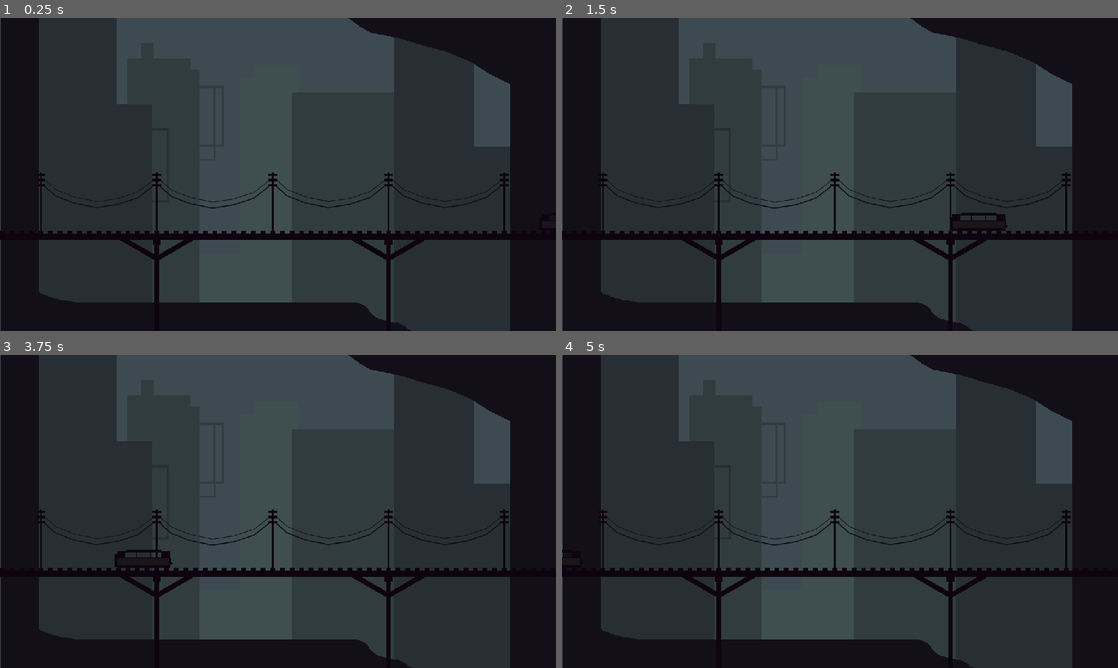
Above: before the commit, frames 1-4 (two rows, left to right).
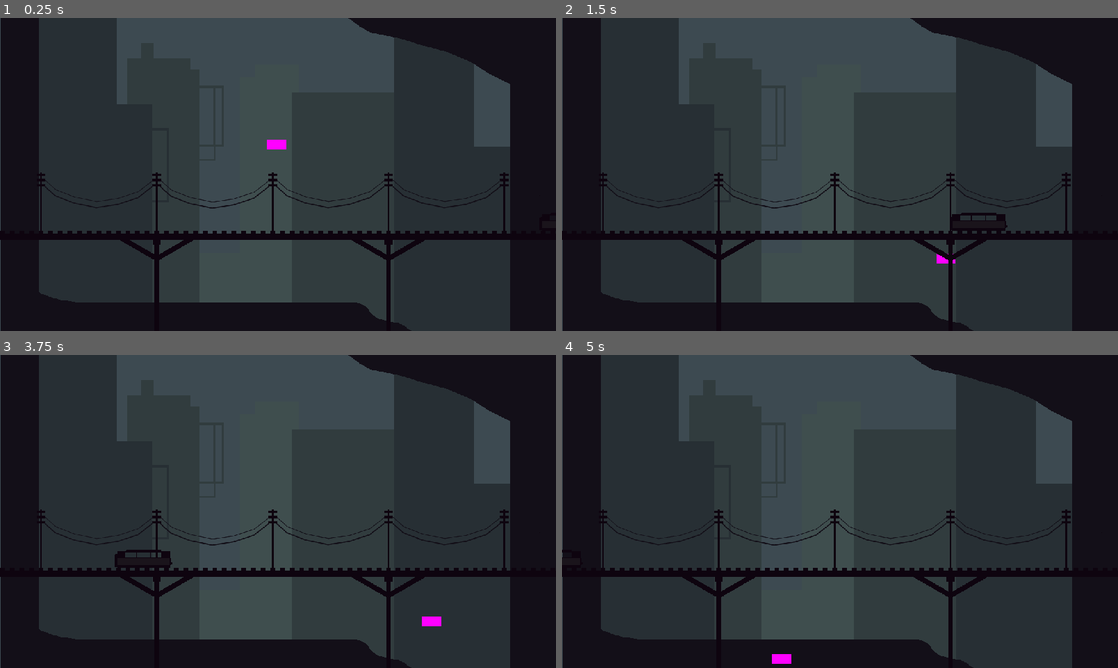
Above: after the commit, the same moments.

Repository: emanuelhix/drone-game
Game: Godot game, scene res://assets/world/world.tscn
Two runs of this game, one before a commit and one after it. Both use one fixed random seed, a clock stepped at 60 frames per second and the inputs below.
Inputs:
- Up to frame 1 (0.25 s): no input
- Up to frame 2 (1.5 s): hold Right (fly_right, bound only after the commit) 0.53-1.28 s; hold Left (fly_left, bound only after the commit) from 1.28 s (still down)
- Up to frame 3 (3.75 s): release Left (fly_left, bound only after the commit) at 2.03 s; hold Right (fly_right, bound only after the commit) 2.03-2.78 s; hold Space (fly_up, bound only after the commit) 2.78-3.53 s; hold Left (fly_left, bound only after the commit) from 3.53 s (still down)
- Up to frame 4 (5 s): keep holding Left (fly_left, bound only after the commit)

The runs differ from the first frame. In frame 1, 0.1% of the frame differs, in the area x 48-52%, y 38-42%; in frame 2, less than 0.1%; in frame 3, 0.1%; in frame 4, 0.1%.
Error after the commit: Parse Error: Expected indented block after "if" block. (res://assets/scenes/drone_movement.gd:14)

Commit message:
Basic Movement

Diff:
--- a/assets/scenes/drone.tscn
+++ b/assets/scenes/drone.tscn
@@ -1,3 +1,30 @@
-[gd_scene format=3 uid="uid://dcmnbrk8gsqgk"]
+[gd_scene load_steps=6 format=3 uid="uid://dcmnbrk8gsqgk"]
+
+[ext_resource type="Script" path="res://assets/scenes/drone_movement.gd" id="1_o1mvc"]
+[ext_resource type="Script" path="res://assets/scenes/drone_physics.gd" id="2_11vm3"]
+
+[sub_resource type="PhysicsMaterial" id="PhysicsMaterial_qjry8"]
+
+[sub_resource type="RectangleShape2D" id="RectangleShape2D_cvwvs"]
+size = Vector2(40, 20)
+
+[sub_resource type="PlaceholderTexture2D" id="PlaceholderTexture2D_dwu75"]
 
 [node name="Drone" type="Node2D"]
+z_index = 1
+script = ExtResource("1_o1mvc")
+
+[node name="RigidBody2D" type="RigidBody2D" parent="."]
+mass = 0.1
+physics_material_override = SubResource("PhysicsMaterial_qjry8")
+gravity_scale = 0.5
+linear_damp = 2.0
+script = ExtResource("2_11vm3")
+
+[node name="CollisionShape2D" type="CollisionShape2D" parent="RigidBody2D"]
+shape = SubResource("RectangleShape2D_cvwvs")
+
+[node name="Sprite2D" type="Sprite2D" parent="RigidBody2D"]
+position = Vector2(-9.53674e-07, -4.76837e-07)
+scale = Vector2(40, 20)
+texture = SubResource("PlaceholderTexture2D_dwu75")
--- /dev/null
+++ b/assets/scenes/drone_movement.gd
@@ -0,0 +1,14 @@
+extends Node2D
+
+
+# Called when the node enters the scene tree for the first time.
+func _ready():
+	pass # Replace with function body.
+
+
+# Called every frame. 'delta' is the elapsed time since the previous frame.
+func _process(delta):
+	pass
+
+func _input(event):
+	if event.is_action_type("fly_up"):
--- /dev/null
+++ b/assets/scenes/drone_physics.gd
@@ -0,0 +1,15 @@
+extends RigidBody2D
+var vertical_force = 200
+var horizontal_force = 100
+
+# Called when the node enters the scene tree for the first time.
+func _ready():
+	pass # Replace with function body.
+
+
+# Called every frame. 'delta' is the elapsed time since the previous frame.
+func _physics_process(delta):
+	if Input.is_action_pressed("fly_up"):
+		apply_central_force(Vector2(0,-vertical_force*Input.get_action_strength("fly_up")))
+	if Input.is_action_pressed("fly_right") or Input.is_action_pressed("fly_left"):
+		apply_central_force(Vector2(horizontal_force*Input.get_axis("fly_left", "fly_right"), 0))
--- a/assets/world/world.tscn
+++ b/assets/world/world.tscn
@@ -1,8 +1,9 @@
-[gd_scene load_steps=4 format=3 uid="uid://du3w5fj8cox78"]
+[gd_scene load_steps=5 format=3 uid="uid://du3w5fj8cox78"]
 
 [ext_resource type="Script" path="res://assets/scripts/world/world.gd" id="1_6p3io"]
 [ext_resource type="Script" path="res://assets/scripts/timer/timer_label.gd" id="2_7hwlm"]
 [ext_resource type="PackedScene" uid="uid://c3nugfy2y6kw3" path="res://assets/world/background.tscn" id="3_oswmj"]
+[ext_resource type="PackedScene" uid="uid://dcmnbrk8gsqgk" path="res://assets/scenes/drone.tscn" id="4_nncp3"]
 
 [node name="World" type="Node2D"]
 script = ExtResource("1_6p3io")
@@ -29,3 +30,6 @@
 script = ExtResource("2_7hwlm")
 game_timer = NodePath("../../GameTimer")
 metadata/_edit_use_anchors_ = true
+
+[node name="Drone" parent="." instance=ExtResource("4_nncp3")]
+position = Vector2(573, 250)
--- a/project.godot
+++ b/project.godot
@@ -19,6 +19,10 @@
 
 window/stretch/mode="canvas_items"
 
+[dotnet]
+
+project/assembly_name="drone-game"
+
 [input]
 
 reset_game={
@@ -26,3 +30,25 @@
 "events": [Object(InputEventKey,"resource_local_to_scene":false,"resource_name":"","device":-1,"window_id":0,"alt_pressed":false,"shift_pressed":true,"ctrl_pressed":false,"meta_pressed":false,"pressed":false,"keycode":0,"physical_keycode":82,"key_label":0,"unicode":114,"echo":false,"script":null)
 ]
 }
+fly_up={
+"deadzone": 0.5,
+"events": [Object(InputEventJoypadMotion,"resource_local_to_scene":false,"resource_name":"","device":-1,"axis":5,"axis_value":1.0,"script":null)
+, Object(InputEventKey,"resource_local_to_scene":false,"resource_name":"","device":-1,"window_id":0,"alt_pressed":false,"shift_pressed":false,"ctrl_pressed":false,"meta_pressed":false,"pressed":false,"keycode":0,"physical_keycode":32,"key_label":0,"unicode":32,"echo":false,"script":null)
+]
+}
+fly_left={
+"deadzone": 0.5,
+"events": [Object(InputEventJoypadMotion,"resource_local_to_scene":false,"resource_name":"","device":-1,"axis":0,"axis_value":-1.0,"script":null)
+, Object(InputEventKey,"resource_local_to_scene":false,"resource_name":"","device":0,"window_id":0,"alt_pressed":false,"shift_pressed":false,"ctrl_pressed":false,"meta_pressed":false,"pressed":false,"keycode":0,"physical_keycode":4194319,"key_label":0,"unicode":0,"echo":false,"script":null)
+]
+}
+fly_right={
+"deadzone": 0.5,
+"events": [Object(InputEventJoypadMotion,"resource_local_to_scene":false,"resource_name":"","device":-1,"axis":0,"axis_value":1.0,"script":null)
+, Object(InputEventKey,"resource_local_to_scene":false,"resource_name":"","device":0,"window_id":0,"alt_pressed":false,"shift_pressed":false,"ctrl_pressed":false,"meta_pressed":false,"pressed":false,"keycode":0,"physical_keycode":4194321,"key_label":0,"unicode":0,"echo":false,"script":null)
+]
+}
+
+[physics]
+
+2d/default_gravity=1000.0
